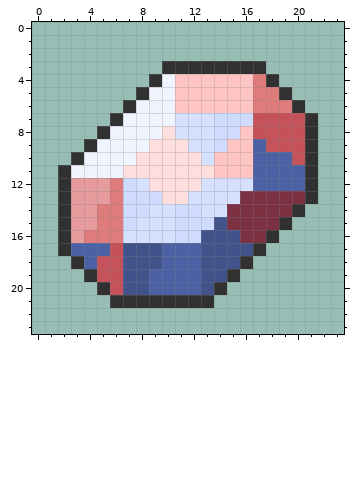
Pixel-art sprite -- graphics/items/icons/link_stone.png. The first picture shows the starting point.
The file is 24x24 pixels. Colours within 5 levels of each other are drawn and written as one.
After:
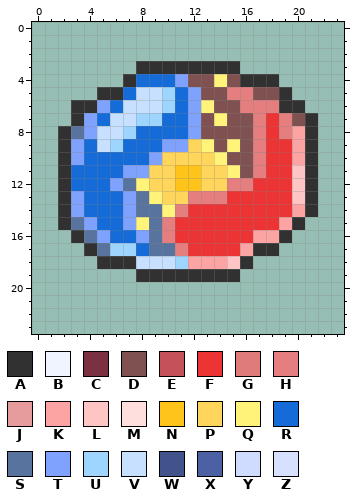
Palette (. is transparent): A #313131  B #f0f4ff  C #7b3141  D #805151  E #c5525a  F #ed3434  G #de7b7b  H #e57e7e  J #e69c9c  K #fca3a3  L #ffc5c5  M #ffdede  N #ffc419  P #ffd55b  Q #fff379  R #156bd7  S #58749e  T #7fa2ff  U #9ed5ff  V #c7e0ff  W #41538a  X #4b61a3  Y #cfdbff  Z #d6e0ff
The edit:
Changed rows in their new state; - is an unchanged pixel.
first column x 2:
 3 ------AA------..----
 4 -----ARRRTDDQDAA----
 5 ---AARVVURTDDHHDD---
 6 -AATRVVVURTQDDHHHA--
 7 -ATRVVUURRTDQDDHFHD-
 8 ASTVVURRRRTDDDDHFHK-
 9 ATRVURRRTTPQDQDHFFK-
10 ATRRRRRTPPPPQDDHFFK-
11 -RRRRTTPPNNPPQDHFFL-
12 -RRRTSQPPNNPPHHFFFL-
13 -TRRRTSQPPHHHFFFFFL-
14 -TRRRTSSQHFFFFFFFFKA
15 -STRRTQSHFFFFFFFFKA-
16 .ASTRRTSHFFFFFFKKA--
17 ..ASUURSSHFFFFK-A---
18 -..AAAVVVUKKKL------
19 --....AAAAAAA-------
20 ---..........-------
21 ----........--------
Boxes around the changes in both pictures, in picture pixels (x1, y1, x2, y2):
changed: (58, 61, 318, 308)
